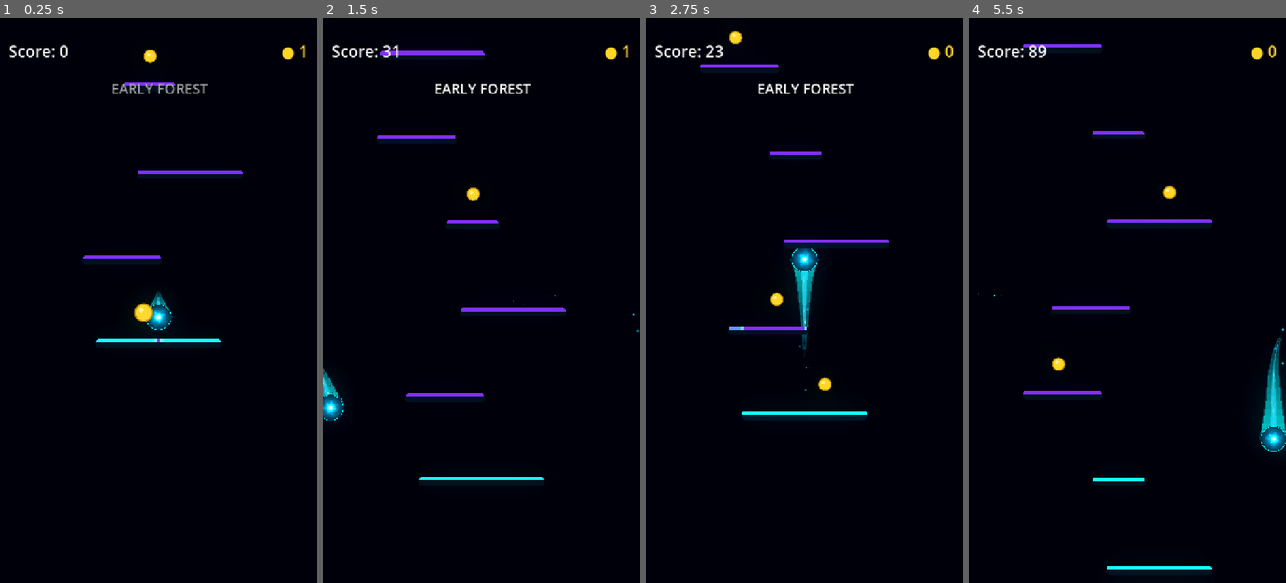
Above: before the commit, frames 1-4 (left to right).
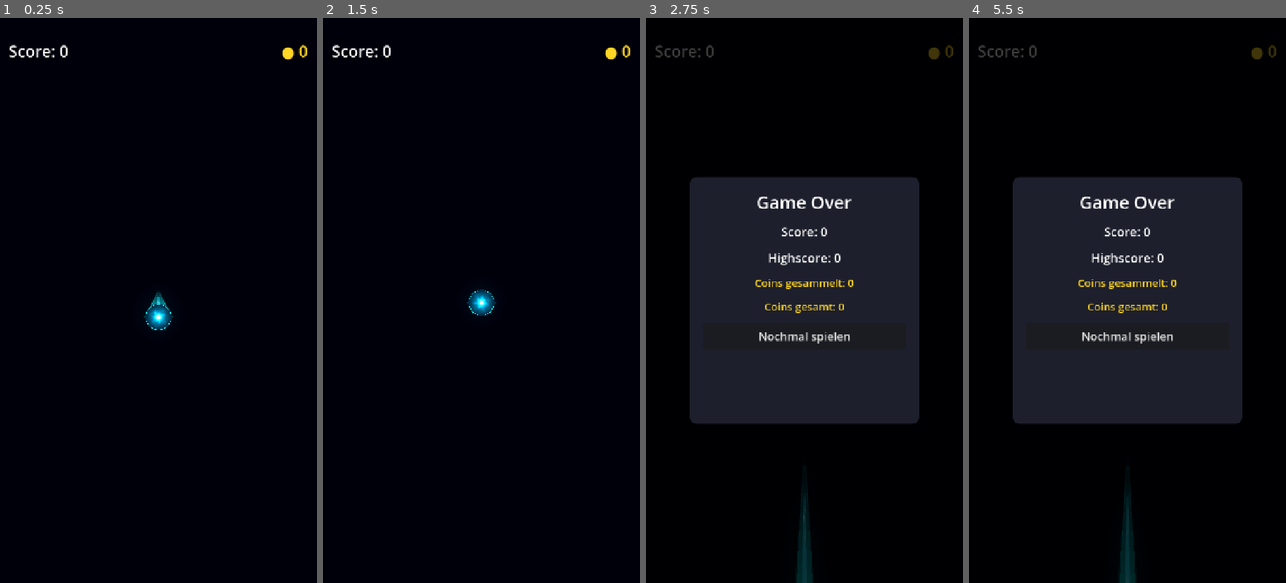
Above: after the commit, the same moments.

Repository: Kryodo/TowerJump
Game: Godot game, scene res://scenes/main.tscn
Two runs of this game, one before a commit and one after it. Both use one fixed random seed, a clock stepped at 60 frames per second and the inputs below.
Inputs (mouse positions are in pixels of both pictures, inside the frame that each line leads up to):
- Up to frame 1 (0.25 s): no input
- Up to frame 2 (1.5 s): move the mouse to (551, 272) at 0.52 s; hold Right (ui_right) 0.53-1.25 s; click (551, 272) at 0.67 s; click (481, 334) at 1.25 s, where only the run after the commit has a clickable "Nochmal spielen"
- Up to frame 3 (2.75 s): click (804, 362) at 2 s, where only the run before the commit has a clickable "Nochmal spielen"
- Up to frame 4 (5.5 s): click (1127, 334) at 2.75 s, where only the run after the commit has a clickable "Nochmal spielen"; drag from (1064, 328) to (1168, 40) at 3.52 s; move the mouse to (1159, 176) at 4.27 s; hold Left (ui_left) 4.28-5 s; drag from (1111, 413) to (1057, 362) at 5.02 s

The runs differ from the first frame. In frame 1, 1.2% of the frame differs, in the area x 26-98%, y 4-58%; in frame 2, 2.3%; in frame 3, 33%; in frame 4, 35%, in the area x 2-100%, y 4-100%.
Error after the commit: Parse Error: Unexpected "return" in class body. (res://scripts/platform.gd:356)

Commit message:
Tune landing charge to land-deadline timeline

Diff:
--- a/scripts/platform.gd
+++ b/scripts/platform.gd
@@ -46,7 +46,8 @@
 # Visual target acquisition state. This is deliberately separate from
 # physical landing prediction so the neon sequence can begin during ascent.
 var _approach_target: Node2D = null
-var _approach_elapsed: float = 0.0
+var _approach_progress: float = 0.0
+var _approach_speed_rate: float = 0.0
 var _approach_target_x: float = 0.5
 
 @onready var _collision_shape: CollisionShape2D = $CollisionShape2D
@@ -142,7 +143,8 @@
 	_is_breaking = false
 	_broken = false
 	_approach_target = null
-	_approach_elapsed = 0.0
+	_approach_progress = 0.0
+	_approach_speed_rate = 0.0
 	_approach_target_x = 0.5
 
 	_neon_edge.set_instance_shader_parameter("approach_charge", 0.0)
@@ -161,6 +163,8 @@
 
 func on_ball_landed(landing_world_x: float) -> float:
 	_play_landing_pulse(landing_world_x)
+	_approach_progress = 1.0
+	_approach_speed_rate = 0.0
 	_neon_edge.set_instance_shader_parameter("approach_charge", 1.0)
 	_neon_edge.set_instance_shader_parameter("activated", 1.0)
 	_neon_edge.set_instance_shader_parameter("landing_confirm", 1.0)
@@ -274,25 +278,30 @@
 
 	if predicted_target != _approach_target:
 		_approach_target = predicted_target
-		_approach_elapsed = 0.0
-
-	# The sequence starts from target acquisition, but its playback speed
-	# adapts to landing urgency. Early targets get a calm readable build;
-	# late/close landings accelerate the remaining anticipation so the visual
-	# sequence can catch up without turning time-to-land into the progress bar.
+		_approach_progress = 0.0
+		_approach_speed_rate = 0.0
+
 	var time_to_land: float = INF
 	if not prediction.is_empty():
 		time_to_land = float(prediction.get("time_to_land", INF))
-	_approach_elapsed += delta * _approach_speed_multiplier(time_to_land)
+
+	# The sequence is now a continuous timeline with a real landing deadline.
+	# We continuously solve for the playback rate required to arrive at 100%
+	# at approximately the same moment as physical contact.
+	_update_approach_progress(delta, time_to_land)
 
 
 func _reset_approach_state() -> void:
 	_approach_target = null
-	_approach_elapsed = 0.0
+	_approach_progress = 0.0
+	_approach_speed_rate = 0.0
 	_approach_target_x = 0.5
 
 
-func _approach_charge() -> float:
+func _update_approach_progress(delta: float, time_to_land: float) -> void:
+	if not is_finite(time_to_land) or time_to_land <= 0.0:
+		return
+
 	var effective_width: float = width * width_scale
 	var width_factor: float = clampf(
 		inverse_lerp(100.0, 320.0, effective_width),
@@ -300,39 +309,51 @@
 		1.0
 	)
 
-	# Smaller platforms receive a slightly longer, more readable anticipation.
-	# This is the base playback length; landing urgency can accelerate it.
-	var sequence_duration: float = lerpf(1.35, 0.90, width_factor)
-	var raw_progress := clampf(_approach_elapsed / sequence_duration, 0.0, 1.0)
-
-	# 95% is the airborne ceiling. The final 5% is reserved for the actual
-	# landing so the platform never appears fully connected before contact.
-	var visual_progress := minf(raw_progress, 0.95)
-
+	# Width controls the preferred visual tempo, but the actual landing
+	# deadline always wins. Smaller platforms get a slightly calmer preferred
+	# tempo; the deadline solver can accelerate it when contact is close.
+	var preferred_duration: float = lerpf(1.35, 0.90, width_factor)
+	var preferred_rate: float = 1.0 / preferred_duration
+
+	var remaining_progress: float = maxf(1.0 - _approach_progress, 0.0)
+	var remaining_time: float = maxf(time_to_land, 0.05)
+	var required_rate: float = remaining_progress / remaining_time
+
+	# Catch-up is deliberately capped. If the player only gives us a very
+	# short window, the sequence is allowed to be behind at contact rather
+	# than visibly completing before the ball lands.
+	var max_catchup_rate: float = preferred_rate * 3.0
+	var desired_rate: float = minf(required_rate, max_catchup_rate)
+
+	# Smooth rate changes keep steering corrections from making the neon
+	# sequence restart, reverse, or visibly jerk.
+	var rate_response: float = preferred_rate * 8.0
+	_approach_speed_rate = move_toward(
+		_approach_speed_rate,
+		desired_rate,
+		rate_response * delta
+	)
+
+	_approach_progress = minf(
+		_approach_progress + _approach_speed_rate * delta,
+		0.999
+	)
+
+
+func _approach_charge() -> float:
 	# Continuous visual milestones. These are shaping points, not discrete
-	# states: 0 -> 20 -> 50 -> 70 -> 80 -> 95 -> HOLD.
-	if visual_progress < 0.20:
-		return 0.20 * smoothstep(0.0, 1.0, visual_progress / 0.20)
-	if visual_progress < 0.50:
-		return 0.20 + 0.30 * smoothstep(0.0, 1.0, (visual_progress - 0.20) / 0.30)
-	if visual_progress < 0.70:
-		return 0.50 + 0.20 * smoothstep(0.0, 1.0, (visual_progress - 0.50) / 0.20)
-	if visual_progress < 0.80:
-		return 0.70 + 0.10 * smoothstep(0.0, 1.0, (visual_progress - 0.70) / 0.10)
-	if visual_progress < 0.95:
-		return 0.80 + 0.15 * smoothstep(0.0, 1.0, (visual_progress - 0.80) / 0.15)
-	return 0.95
-
-
-func _approach_speed_multiplier(time_to_land: float) -> float:
-	if not is_finite(time_to_land) or time_to_land >= 0.90:
-		return 1.0
-
-	# Keep the early sequence calm, then progressively compress the remaining
-	# anticipation as contact gets close. The multiplier is intentionally
-	# strongest near landing so a late target can still reach the 95% hold.
-	var urgency := 1.0 - smoothstep(0.15, 0.90, time_to_land)
-	return lerpf(1.0, 6.0, urgency)
+	# states. The underlying progress remains a single smooth 0..1 timeline.
+	var progress: float = clampf(_approach_progress, 0.0, 1.0)
+
+	if progress < 0.20:
+		return 0.20 * smoothstep(0.0, 1.0, progress / 0.20)
+	if progress < 0.50:
+		return 0.20 + 0.30 * smoothstep(0.0, 1.0, (progress - 0.20) / 0.30)
+	if progress < 0.70:
+		return 0.50 + 0.20 * smoothstep(0.0, 1.0, (progress - 0.50) / 0.20)
+	if progress < 0.80:
+		return 0.70 + 0.10 * smoothstep(0.0, 1.0, (progress - 0.70) / 0.10)
+return 0.80 + 0.20 * smoothstep(0.0, 1.0, (progress - 0.80) / 0.20)
 
 
 func _approach_target_x_world(ball: CharacterBody2D) -> float:
